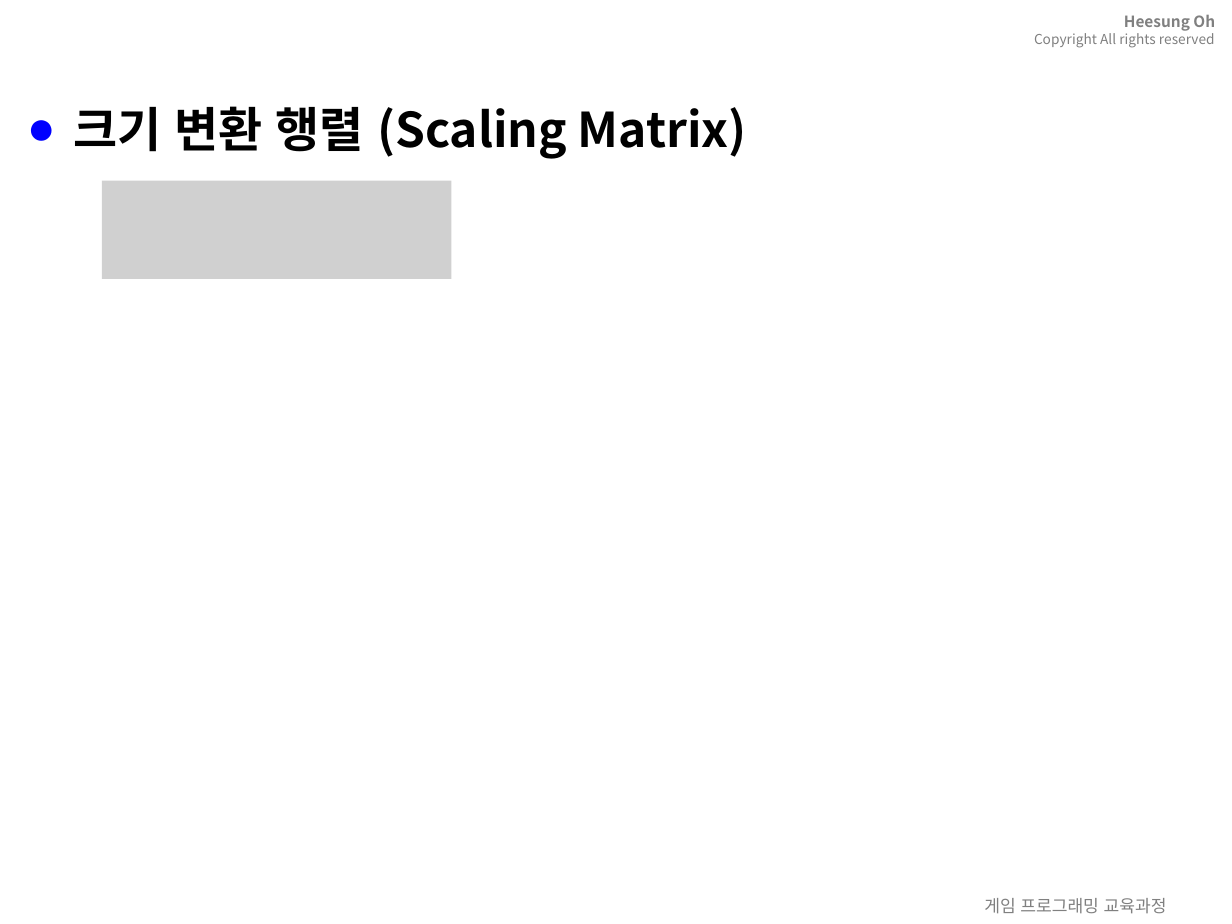
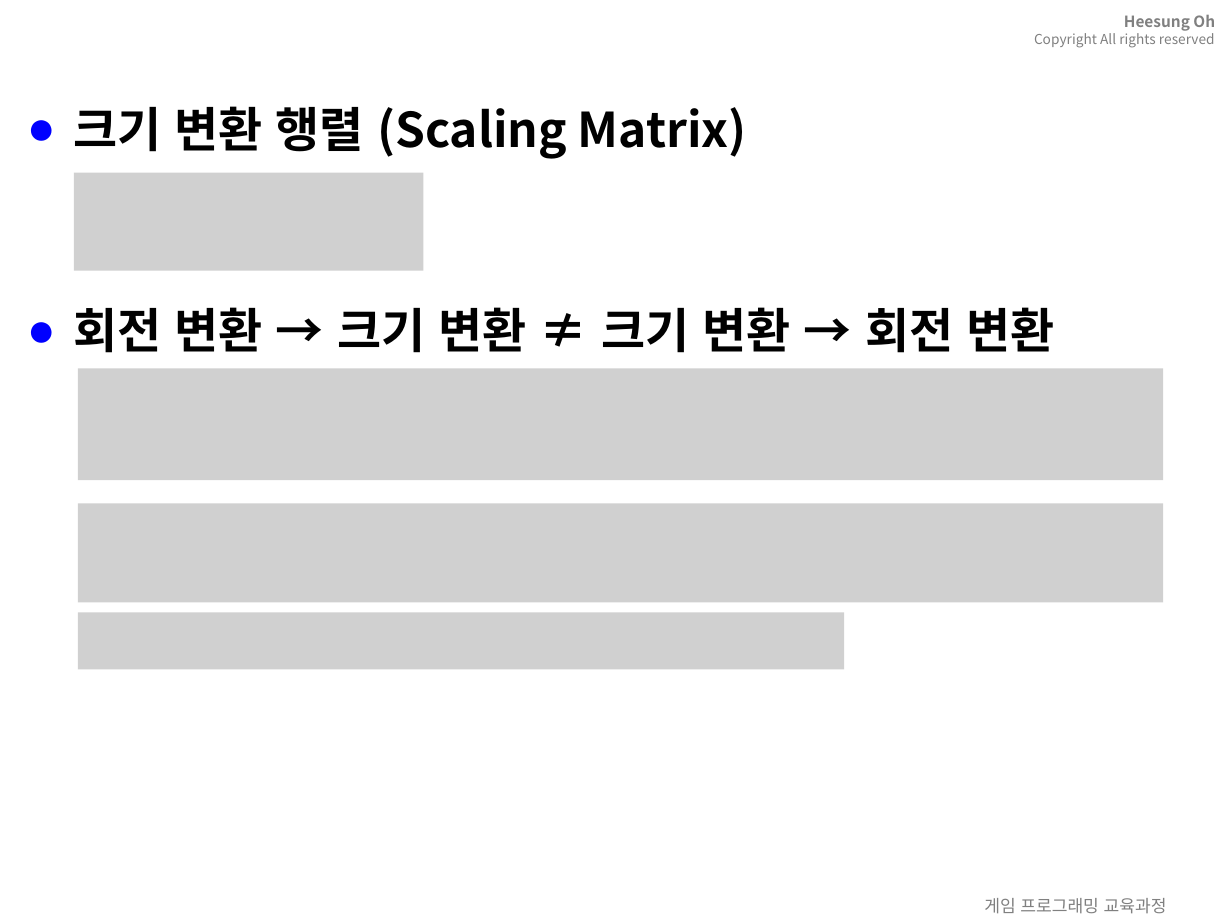
Before and after one commit to 3dapi/ef04_math, a slide deck: slide 59 of doc/mathAndPhycis.pptx (slide 55 before the commit). Drawn at 1232x924 pixels with LibreOffice and Linux fonts; fonts in the diff are those of the drawing; grey boxes stand for pictures; background and template pictures are left out. Boxes give left, top, right and bottom in pixels: in the first picture for what was removed or moved away, otherwise in the second. Text is boxed around its words. In the diff, an @@ line names an element or a change of style, - is before the commit and + after.

```diff
--- a/doc/mathAndPhycis.pptx
+++ b/doc/mathAndPhycis.pptx
@@ picture: place and size @@
-picture at [102, 181, 452, 280]
+picture at [74, 172, 424, 271]
@@ text at [73, 307, 1055, 353]: paragraph added @@
+● 회전 변환 → 크기 변환 ≠ 크기 변환 → 회전 변환
@@ picture added at [78, 368, 1163, 480] @@
@@ picture added at [78, 504, 1163, 602] @@
@@ picture added at [78, 612, 844, 669] @@
```
Also in this commit, not shown: 10 other slides changed, 16 slides added, 7 other files.
